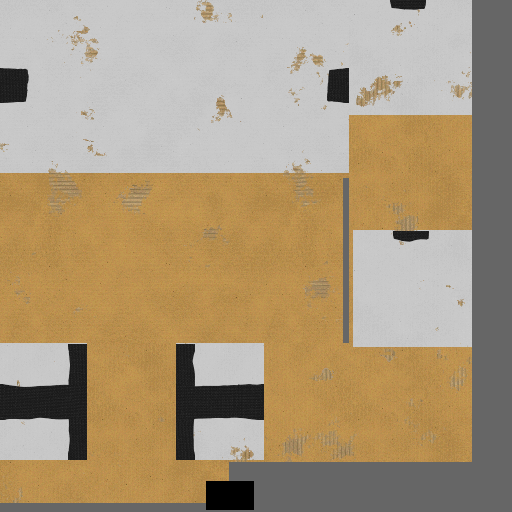
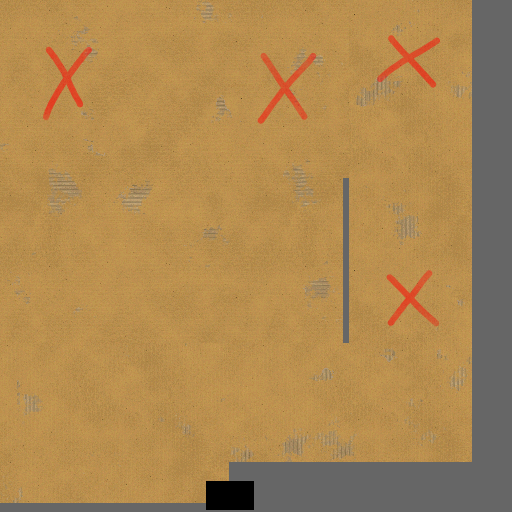
Layer changes from the first 512 x 512 image to the second:
hid group "Tape Outer" (25 layers) over bbox(0, 0, 472, 460)
painted on "Copy of Fabric030_Color.png" (1st of 3, in "Cardboard_Box_02" › "Tape Outer" › "Horizontal" › "Fabric030_Color.png") over bbox(0, 0, 472, 460)
painted on "Tape" (1st of 3, in "Cardboard_Box_02" › "Tape Outer" › "Horizontal" › "Copy of Tape") over bbox(0, 0, 448, 460)
painted on "Copy of Fabric030_Color.png" (3rd of 3, in "Cardboard_Box_02" › "Tape Outer" › "Vertical" › "Copy of Fabric030_Color.png") over bbox(0, 0, 472, 460)
painted on "Tape" (3rd of 3, in "Cardboard_Box_02" › "Tape Outer" › "Vertical" › "Tape") over bbox(0, 0, 448, 460)
added group "Loot indicator" with 1 layers in group "Cardboard_Box_02" over bbox(0, 0, 448, 384)
added layer "Paint Layer 217" in group "Loot indicator" over bbox(0, 0, 448, 384)
hid group "Color" (1st of 4, in "Cardboard_Box_02" › "Cardboard" › "Horizontal" › "Broken" › "Cardboard001_Color.png") (2 layers) over bbox(0, 0, 472, 460)
painted on "White" (1st of 4, in "Cardboard_Box_02" › "Cardboard" › "Horizontal" › "Broken" › "Cardboard001_Color.png" › "Color") over bbox(0, 0, 472, 460)
hid group "Color" (2nd of 4, in "Cardboard_Box_02" › "Cardboard" › "Horizontal" › "Cardboard002_Color.png") (2 layers) over bbox(0, 0, 472, 460)
painted on "White" (2nd of 4, in "Cardboard_Box_02" › "Cardboard" › "Horizontal" › "Cardboard002_Color.png" › "Color") over bbox(0, 0, 472, 460)
hid "White" (3rd of 4, in "Cardboard_Box_02" › "Cardboard" › "Vertical" › "Broken" › "Cardboard001_Color.png" › "Color"), painted on it over bbox(0, 0, 472, 460)
hid "White" (4th of 4, in "Cardboard_Box_02" › "Cardboard" › "Vertical" › "Cardboard002_Color.png" › "Color"), painted on it over bbox(0, 0, 472, 460)
painted on "Base" (2nd of 2, in "Cardboard_Box_02" › "Cardboard" › "Vertical") over bbox(0, 0, 472, 460)
painted on "BG" over bbox(0, 0, 472, 460)
…and 9 more changes (9 painted, 2 visibility)